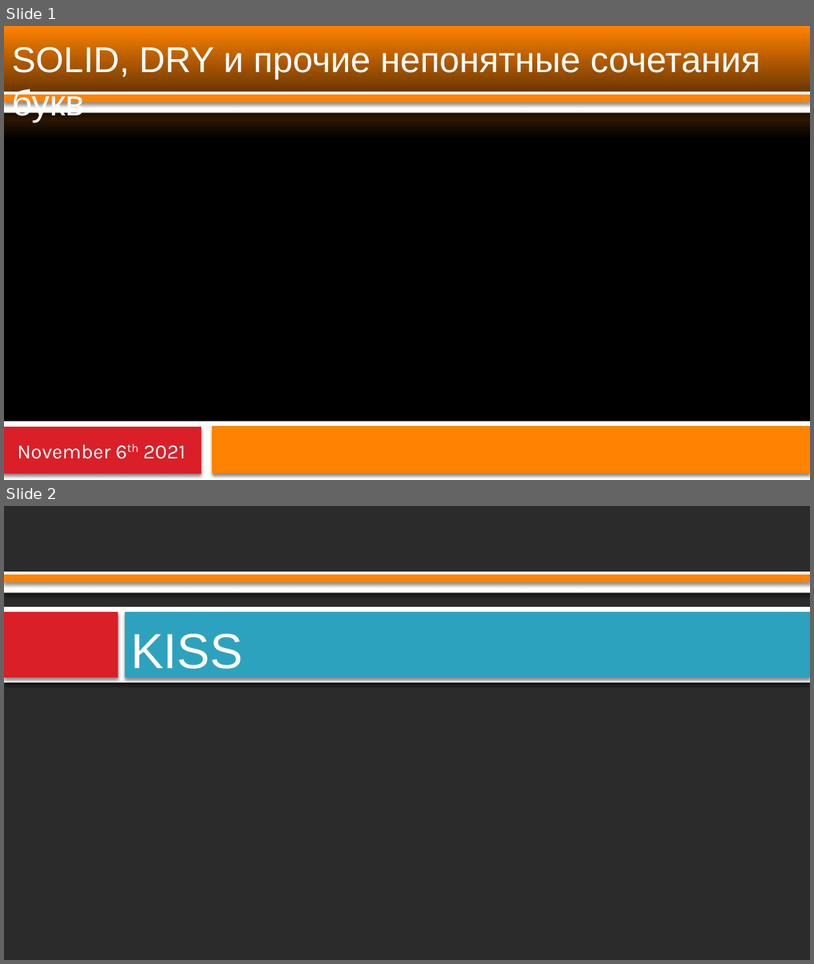
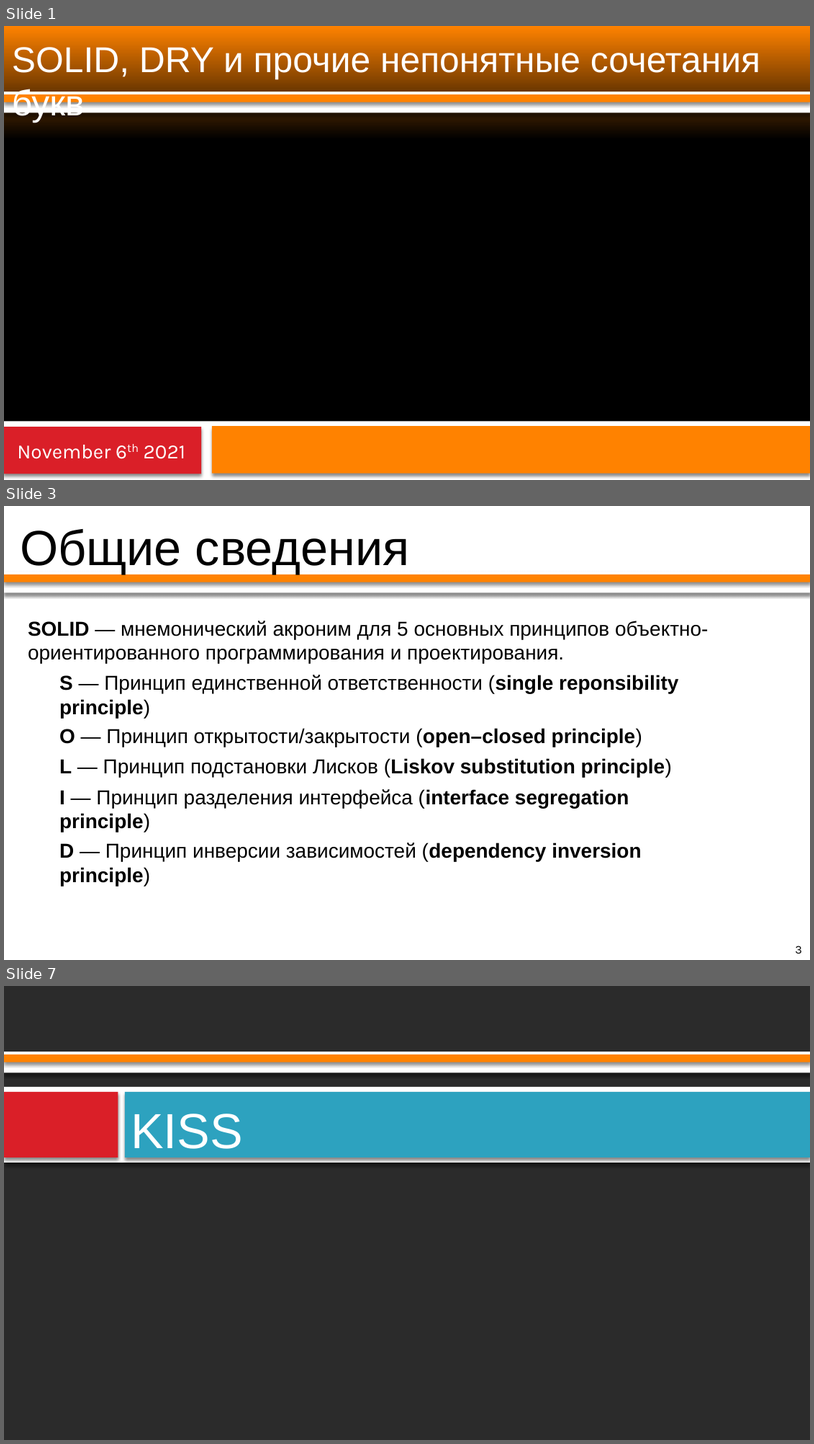
Before and after one commit to PatriotRossii/ducktalks_1, a slide deck: ACID, DRY, etc/presentation.odp. Shown one above the other, each under a label of ours: slides 1 and 2 before the commit, slides 1, 3 and 7 after it; the slides between them are not shown. The pictures are 814x964 and 814x1444 pixels, drawn with LibreOffice and Linux fonts; fonts in the diff are those of the drawing; background and template pictures are left out; a plain dark background stands for a picture behind light text. Boxes give left, top, right and bottom in pixels: in the first picture for what was removed or moved away, otherwise in the second. Text is boxed around its words. In the diff, an @@ line names an element or a change of style, - is before the commit and + after.

Commit message:
Add part of SOLID chapter

```diff
--- a/ACID, DRY, etc/presentation.odp
+++ b/ACID, DRY, etc/presentation.odp
@@ slide 3 added at box(4, 506, 810, 960), background #FFFFFF; not listed: 2 template elements that a slide beside it also shows @@
@@ title added at box(20, 529, 409, 574), 44 pt, text #000000 @@
+Общие сведения
@@ text added at box(28, 620, 708, 663), 18 pt, text #000000 @@
+SOLID — мнемонический акроним для 5 основных принципов объектно-ориентированного программирования и проектирования.
@@ text added at box(59, 674, 679, 718), 18 pt, text #000000 @@
+S — Принцип единственной ответственности (single reponsibility principle)
@@ text added at box(59, 728, 643, 746), 18 pt, text #000000 @@
+O — Принцип открытости/закрытости (open–closed principle)
@@ text added at box(59, 758, 672, 777), 18 pt, text #000000, bold @@
+L — Принцип подстановки Лисков (Liskov substitution principle)
@@ text added at box(59, 789, 630, 832), 18 pt, text #000000, bold @@
+I — Принцип разделения интерфейса (interface segregation principle)
@@ text added at box(59, 842, 641, 885), 18 pt, text #000000 @@
+D — Принцип инверсии зависимостей (dependency inversion principle)
@@ page number added at box(795, 945, 802, 953), 10.5 pt, text #000000 @@
+3
@@ what was slide 2 is now slide 7 @@
```
Also in this commit, not shown: 2 slides changed, 4 other slides added, 1 slide removed, 1 other file.
